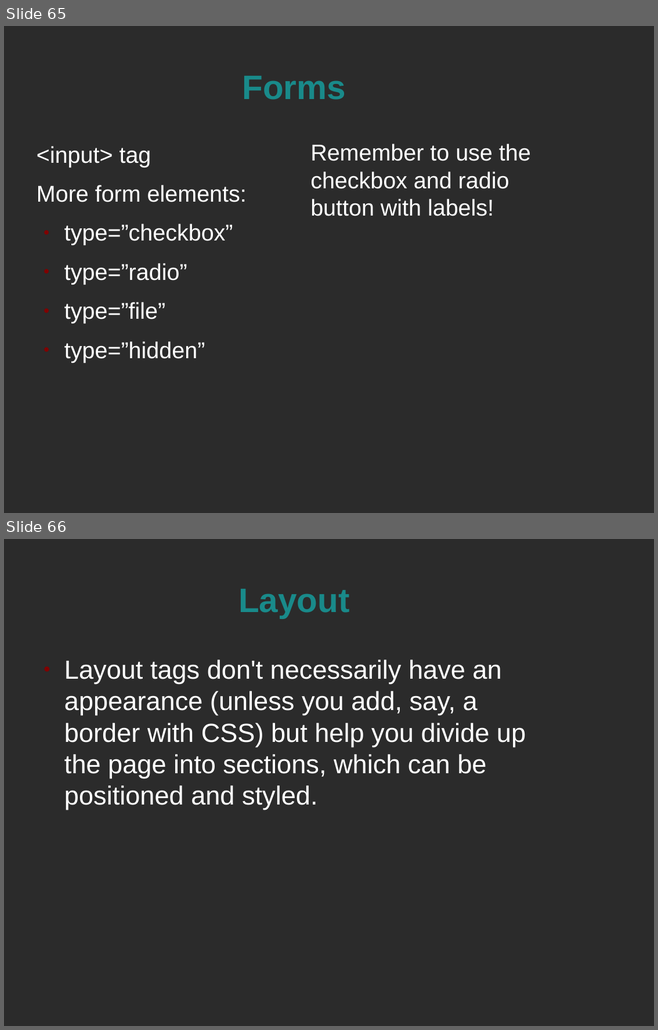
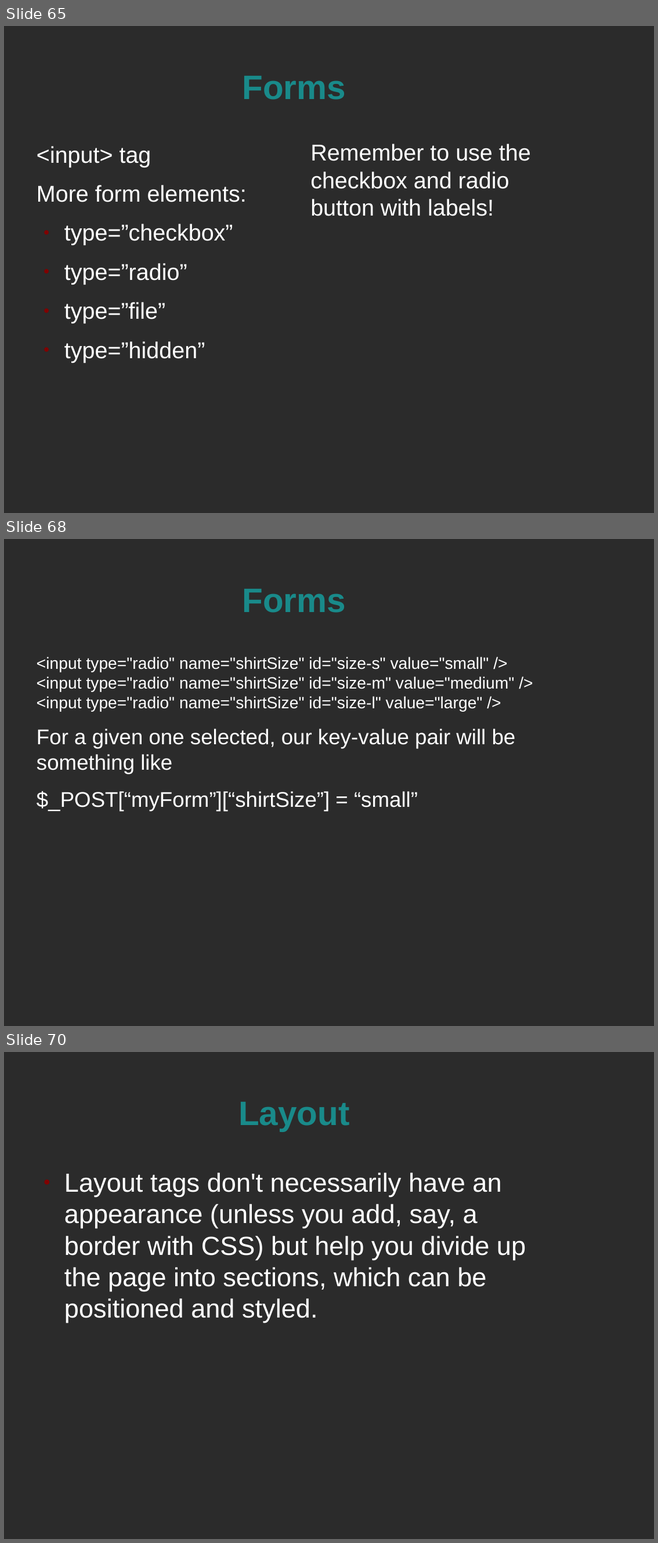
Before and after one commit to spellbindguy/Web-Development, a slide deck: Lectures/03 HTML/HTML.odp. Shown one above the other, each under a label of ours: slides 65 and 66 before the commit, slides 65, 68 and 70 after it; the slides between them are not shown. The pictures are 658x1030 and 658x1543 pixels, drawn with LibreOffice and Linux fonts; fonts in the diff are those of the drawing; background and template pictures are left out; a plain dark background stands for a picture behind light text. Boxes give left, top, right and bottom in pixels: in the first picture for what was removed or moved away, otherwise in the second. Text is boxed around its words. In the diff, an @@ line names an element or a change of style, - is before the commit and + after.

```diff
--- a/Lectures/03 HTML/HTML.odp
+++ b/Lectures/03 HTML/HTML.odp
@@ slide 68 added at (x1=4, y1=539, x2=654, y2=1026), background picture (left out) @@
@@ title added at (x1=242, y1=589, x2=346, y2=613), 41.4 pt, text #198A8A, bold @@
+Forms
@@ text added at (x1=36, y1=657, x2=516, y2=812), 20 pt, text #FFFFFF @@
+<input type="radio" name="shirtSize" id="size-s" value="small" />
+<input type="radio" name="shirtSize" id="size-m" value="medium" />
+<input type="radio" name="shirtSize" id="size-l" value="large" />
+For a given one selected, our key-value pair will be something like
+$_POST[“myForm”][“shirtSize”] = “small”
@@ what was slide 66 is now slide 70 @@
```
Also in this commit, not shown: 2 slides changed, 3 other slides added, 1 other file.
